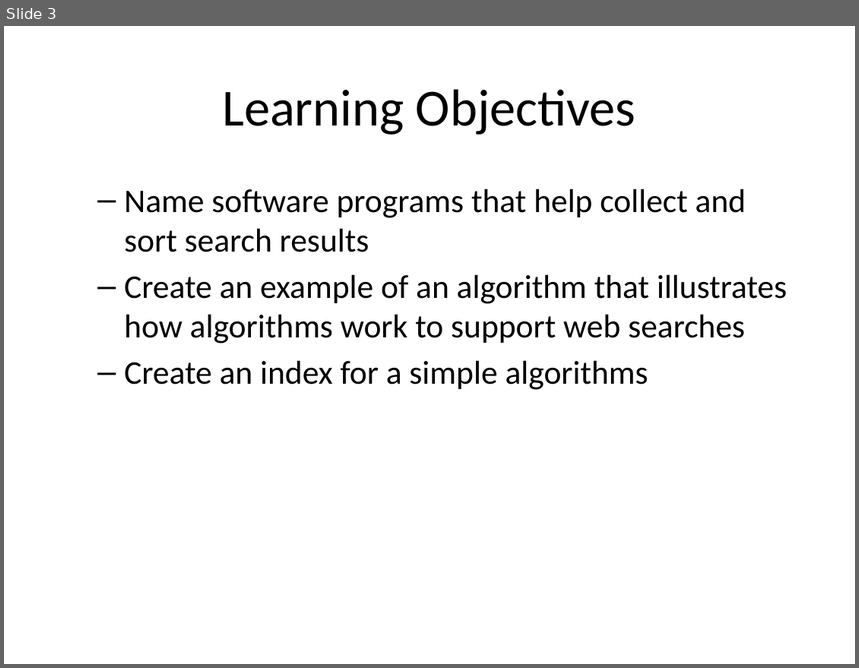
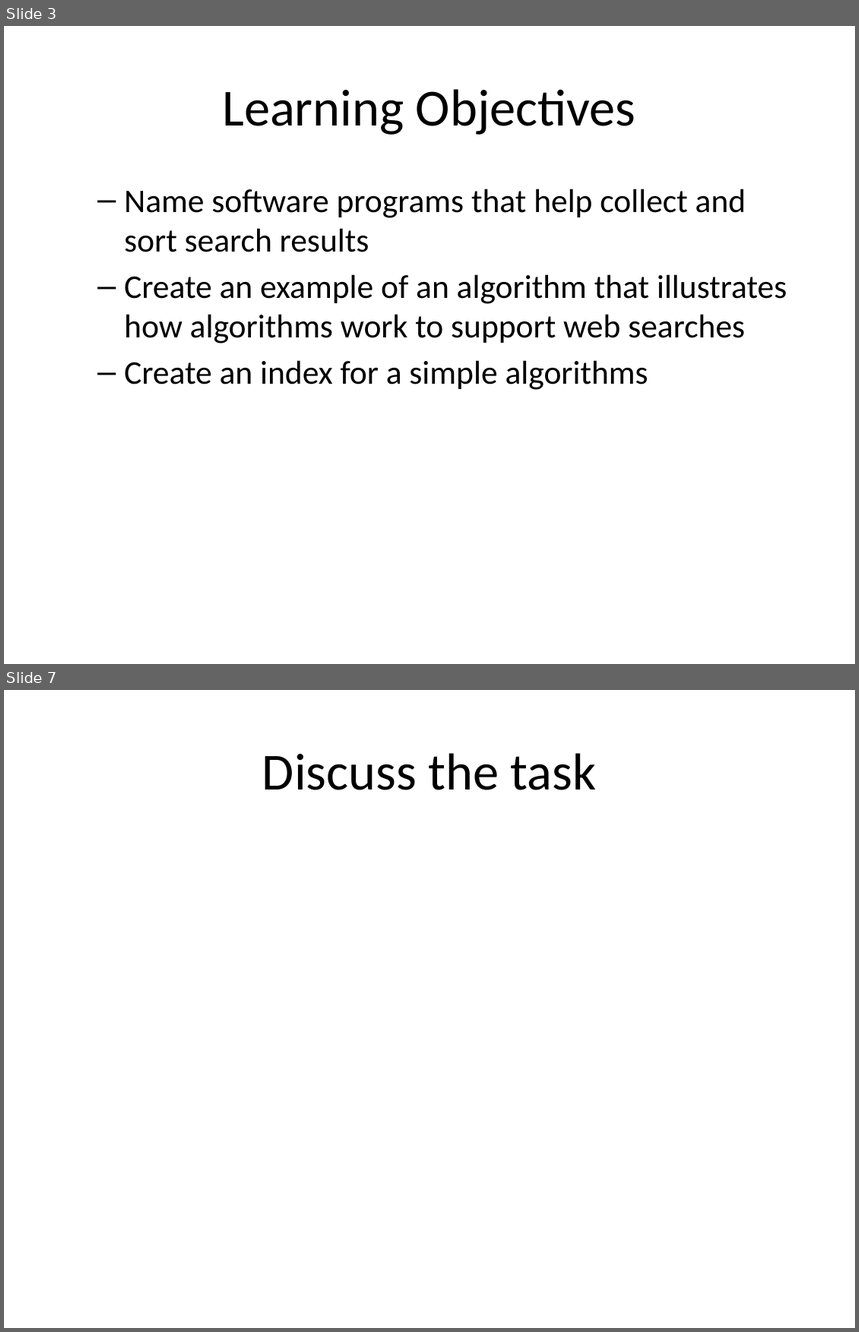
Before and after one commit to mr-eggleton/web-lit-core, a slide deck: powerpoints/04-search-party.pptx. Shown one above the other, each under a label of ours: slide 3 before the commit, slides 3 and 7 after it; the slides between them are not shown. The pictures are 859x668 and 859x1332 pixels, drawn with LibreOffice and Linux fonts; fonts in the diff are those of the drawing. Boxes give left, top, right and bottom in pixels: in the first picture for what was removed or moved away, otherwise in the second. Text is boxed around its words. In the diff, an @@ line names an element or a change of style, - is before the commit and + after.

```diff
--- a/powerpoints/04-search-party.pptx
+++ b/powerpoints/04-search-party.pptx
@@ slide 7 added at [4, 690, 855, 1328], background #FFFFFF @@
@@ title added at [262, 753, 597, 790], 44 pt, text #000000 @@
+Discuss the task
```
Also in this commit, not shown: 4 slides changed, 7 other slides added, 1 slide removed, 3 other files.
